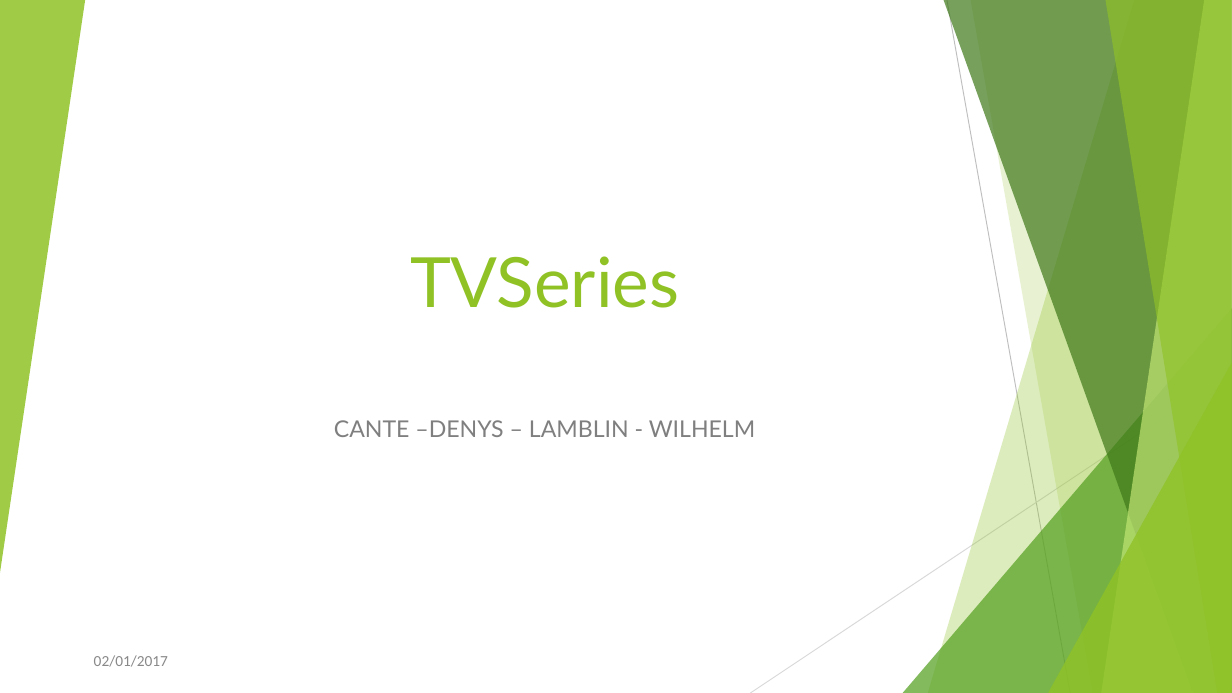
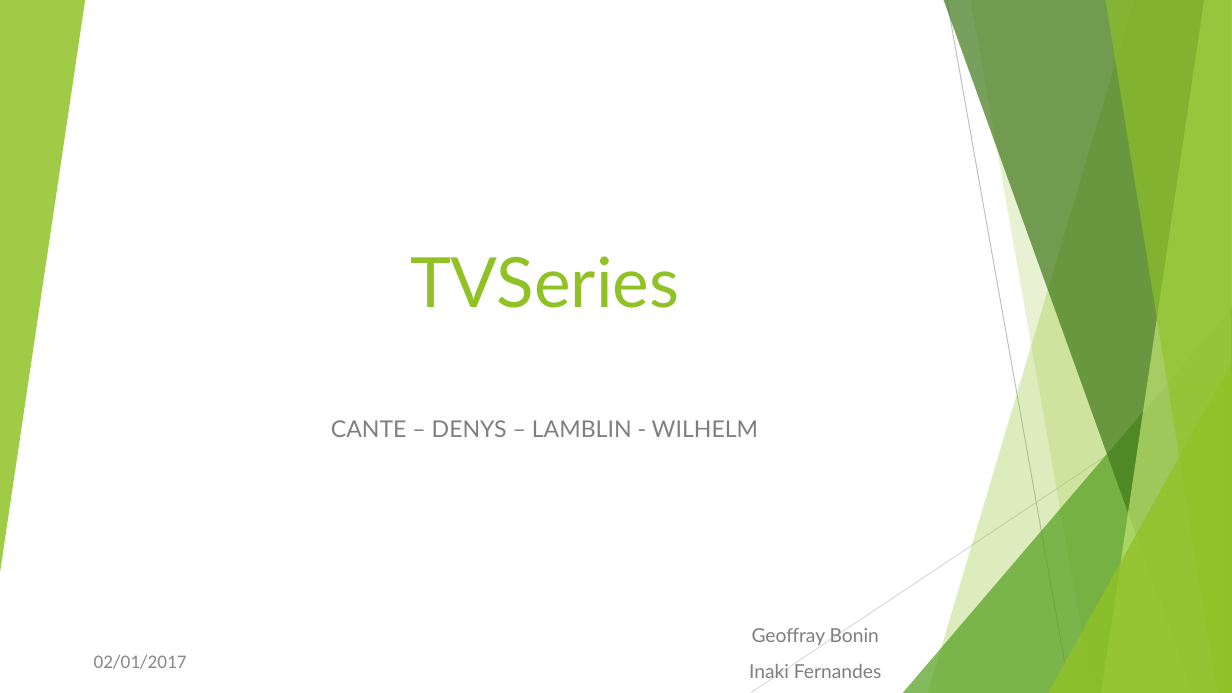
Before and after one commit to Bcante/recommandationSeries, a slide deck: slide 1 of diapoWebWindows.odp. Drawn at 1232x693 pixels with LibreOffice and Linux fonts; fonts in the diff are those of the drawing. Boxes give left, top, right and bottom in pixels: in the first picture for what was removed or moved away, otherwise in the second. Text is boxed around its words. In the diff, an @@ line names an element or a change of style, - is before the commit and + after.

```diff
--- a/diapoWebWindows.odp
+++ b/diapoWebWindows.odp
@@ subtitle at bbox=[331, 420, 758, 437]: spaces changed @@
-CANTE –DENYS – LAMBLIN - WILHELM
+CANTE – DENYS – LAMBLIN - WILHELM
@@ text added at bbox=[749, 628, 881, 678], 15 pt, text #7F7F7F @@
+Geoffray Bonin
+Inaki Fernandes
@@ text "02/01/2017" at bbox=[94, 655, 187, 669]: size 12 to 15 pt @@
```
Also in this commit, not shown: 4 other slides changed.
